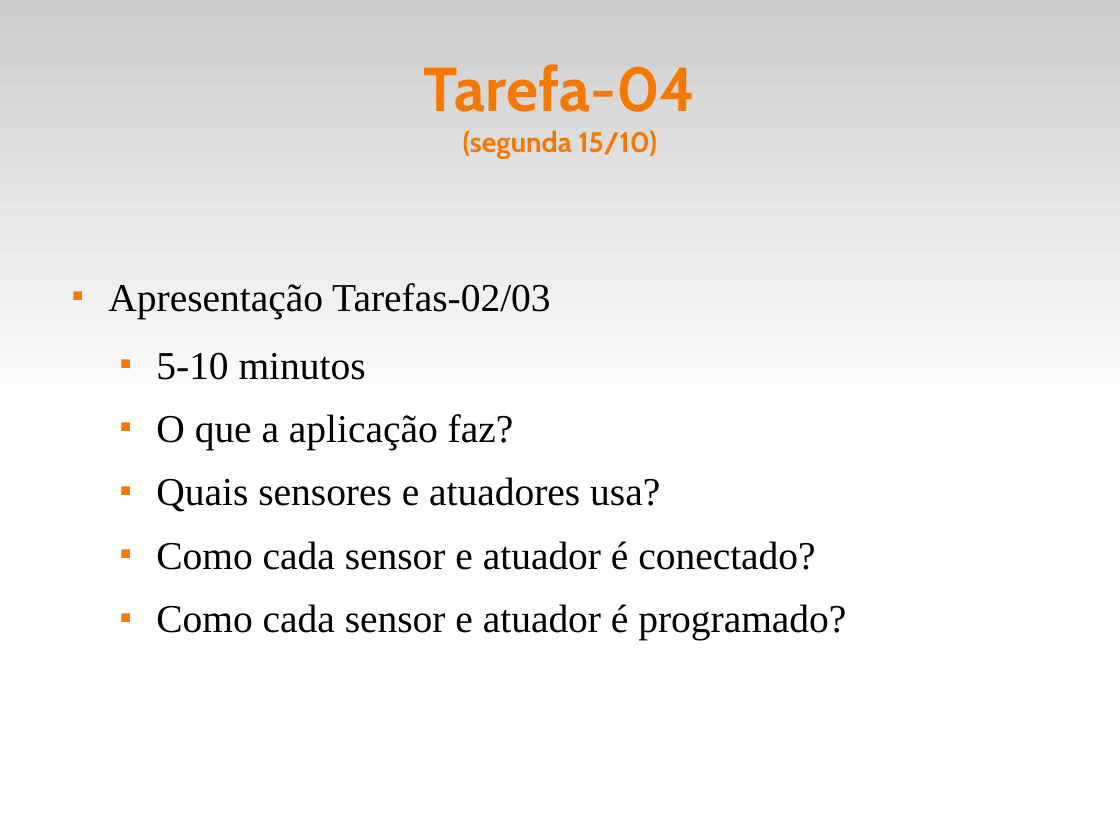
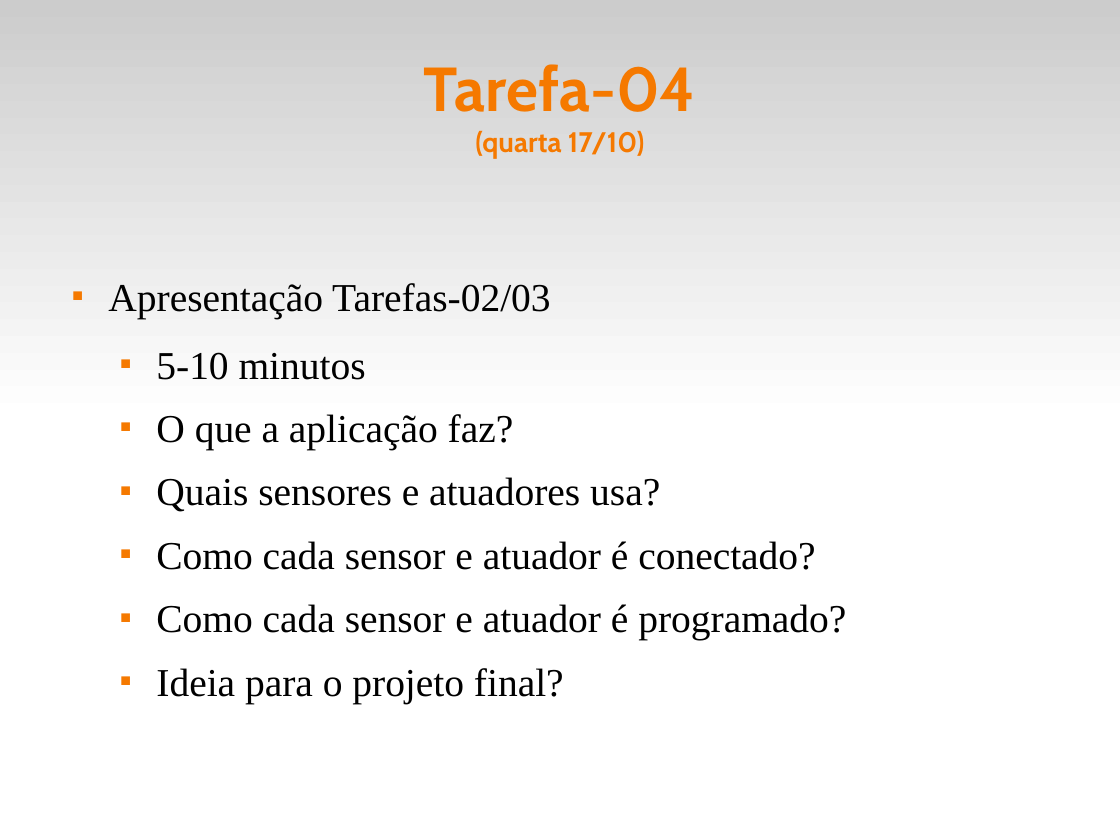
Before and after one commit to fsantanna-uerj/SE, a slide deck: slide 13 of Slides/se-00-intro.odp. Drawn at 1120x840 pixels with LibreOffice and Linux fonts; fonts in the diff are those of the drawing. Boxes give left, top, right and bottom in pixels: in the first picture for what was removed or moved away, otherwise in the second. Text is boxed around its words. In the diff, an @@ line names an element or a change of style, - is before the commit and + after.

```diff
--- a/Slides/se-00-intro.odp
+++ b/Slides/se-00-intro.odp
@@ title at box(424, 64, 696, 158): text changed @@
-Tarefa-04
-(segunda 15/10)
+Tarefa-04
+(quarta 17/10)
@@ text at box(156, 668, 564, 704): paragraph added @@
+  ■ Ideia para o projeto final?
```
Also in this commit, not shown: 1 other slide changed, 2 other files.
